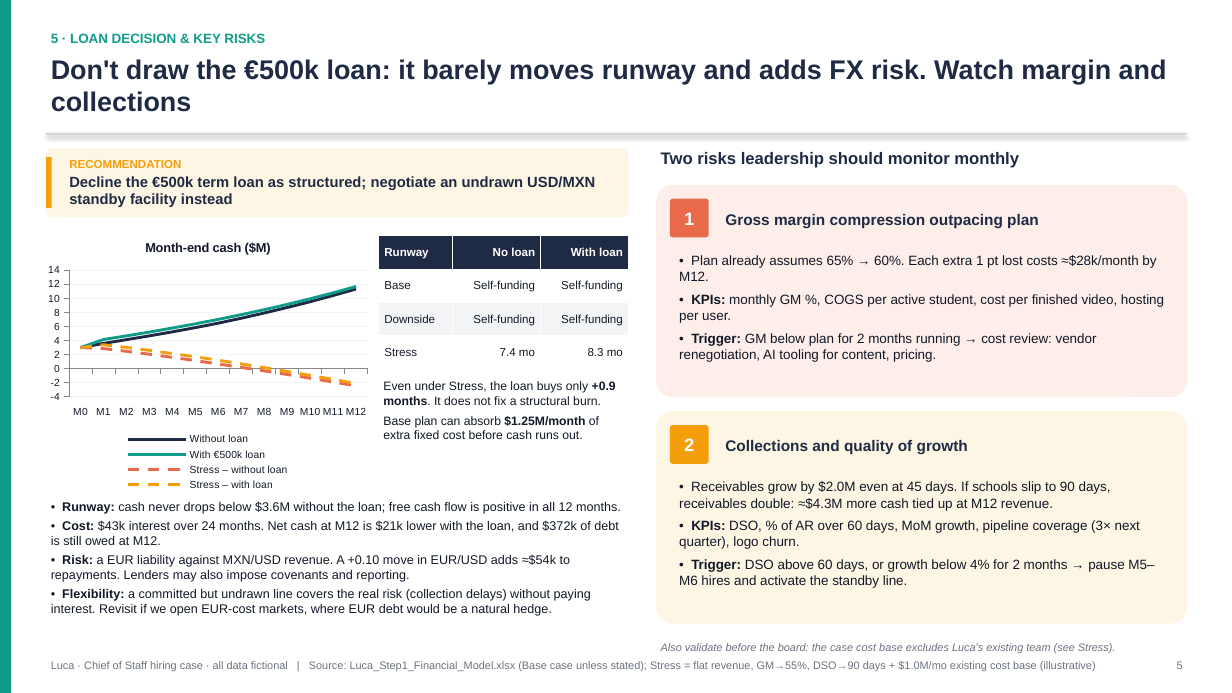
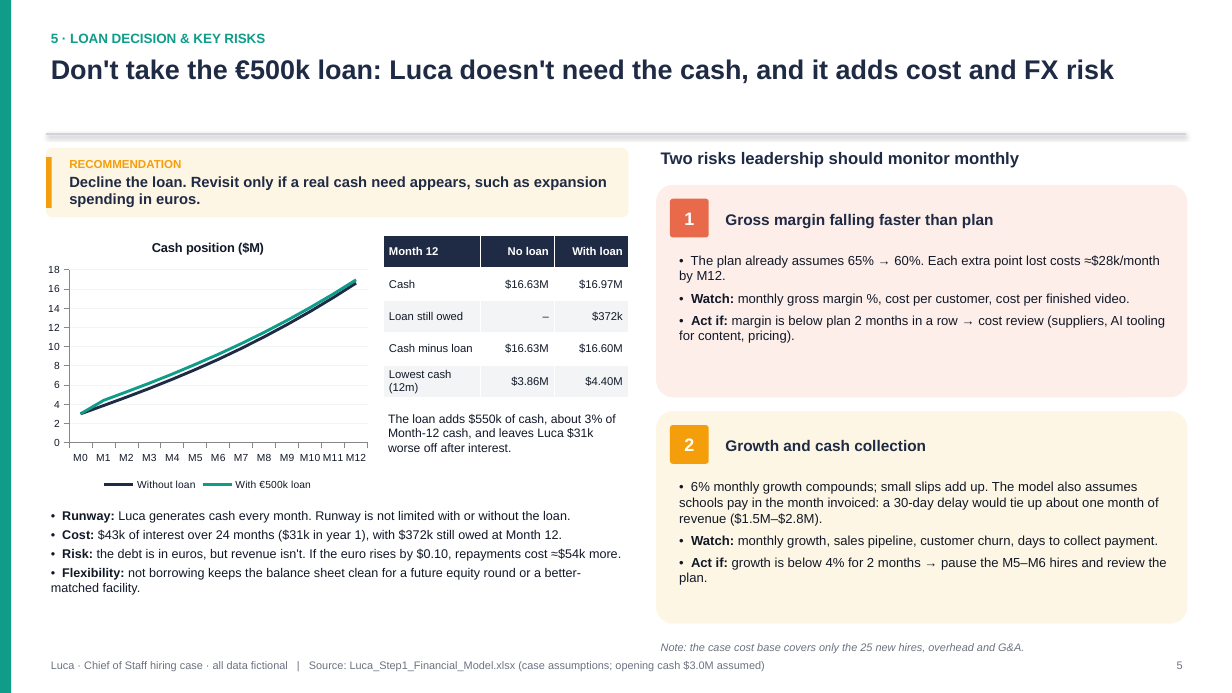
Before and after one commit to JoaoTavarees/Dashboard, a slide deck: slide 5 of luca_chief_of_staff_case/deliverables/Luca_Step2_Financial_Operations_Summary.pptx. Drawn at 1232x693 pixels with LibreOffice and Linux fonts; fonts in the diff are those of the drawing. Boxes give left, top, right and bottom in pixels: in the first picture for what was removed or moved away, otherwise in the second. Text is boxed around its words. In the diff, an @@ line names an element or a change of style, - is before the commit and + after.

```diff
--- a/luca_chief_of_staff_case/deliverables/Luca_Step2_Financial_Operations_Summary.pptx
+++ b/luca_chief_of_staff_case/deliverables/Luca_Step2_Financial_Operations_Summary.pptx
@@ text at box(51, 59, 1114, 83): text changed @@
-Don't draw the €500k loan: it barely moves runway and adds FX risk. Watch margin and collections
+Don't take the €500k loan: Luca doesn't need the cash, and it adds cost and FX risk
@@ text at box(69, 176, 607, 207): text changed @@
-Decline the €500k term loan as structured; negotiate an undrawn USD/MXN standby facility instead
+Decline the loan. Revisit only if a real cash need appears, such as expansion spending in euros.
@@ line chart at box(42, 226, 374, 494) @@
@@ title "Month-end cash ($M)" to "Cash position ($M)" @@
-Without loan: 3, 3.6, 4.1, 4.7, 5.2, 5.8, 6.5, 7.2, 7.9, 8.7, 9.5, 10.4, 11.3
+Without loan: 3, 3.9, 4.7, 5.7, 6.6, 7.6, 8.7, 9.8, 11, 12.3, 13.7, 15.1, 16.6
-With €500k loan: 3, 4.1, 4.7, 5.2, 5.8, 6.4, 7, 7.7, 8.4, 9.1, 9.9, 10.8, 11.7
+With €500k loan: 3, 4.4, 5.3, 6.2, 7.2, 8.2, 9.2, 10.3, 11.5, 12.8, 14.1, 15.5, 17
-Stress – without loan: 3, 2.9, 2.5, 2, 1.6, 1.1, 0.7, 0.2, -0.3, -0.8, -1.4, -1.9, -2.4
-Stress – with loan: 3, 3.4, 3, 2.6, 2.1, 1.7, 1.2, 0.7, 0.1, -0.4, -0.9, -1.5, -2.1
@@ table at box(384, 236, 628, 398) @@
-row 1: Runway | No loan | With loan
-row 2: Base | Self-funding | Self-funding
-row 3: Downside | Self-funding | Self-funding
-row 4: Stress | 7.4 mo | 8.3 mo
+row 1: Month 12 | No loan | With loan
+row 2: Cash | $16.63M | $16.97M
+row 3: Loan still owed | – | $372k
+row 4: Cash minus loan | $16.63M | $16.60M
+row 5: Lowest cash (12m) | $3.86M | $4.40M
@@ table: place and size @@
-table at box(379, 236, 628, 370)
+table at box(384, 236, 628, 398)
@@ text at box(725, 214, 994, 228): text changed @@
-Gross margin compression outpacing plan
+Gross margin falling faster than plan
@@ text at box(679, 255, 1166, 343): text changed; size 10.5 to 10.2 pt @@
-• Plan already assumes 65% → 60%. Each extra 1 pt lost costs ≈$28k/month by M12.
-• KPIs: monthly GM %, COGS per active student, cost per finished video, hosting per user.
-• Trigger: GM below plan for 2 months running → cost review: vendor renegotiation, AI tooling for content, pricing.
+• The plan already assumes 65% → 60%. Each extra point lost costs ≈$28k/month by M12.
+• Watch: monthly gross margin %, cost per customer, cost per finished video.
+• Act if: margin is below plan 2 months in a row → cost review (suppliers, AI tooling for content, pricing).
@@ text at box(388, 414, 616, 452): text changed @@
-Even under Stress, the loan buys only +0.9 months. It does not fix a structural burn.
-Base plan can absorb $1.25M/month of extra fixed cost before cash runs out.
+The loan adds $550k of cash, about 3% of Month-12 cash, and leaves Luca $31k worse off after interest.
@@ text at box(725, 440, 926, 451): text changed @@
-Collections and quality of growth
+Growth and cash collection
@@ text at box(679, 481, 1167, 585): text changed; size 10.5 to 10.2 pt @@
-• Receivables grow by $2.0M even at 45 days. If schools slip to 90 days, receivables double: ≈$4.3M more cash tied up at M12 revenue.
-• KPIs: DSO, % of AR over 60 days, MoM growth, pipeline coverage (3× next quarter), logo churn.
-• Trigger: DSO above 60 days, or growth below 4% for 2 months → pause M5–M6 hires and activate the standby line.
+• 6% monthly growth compounds; small slips add up. The model also assumes schools pay in the month invoiced: a 30-day delay would tie up about one month of revenue ($1.5M–$2.8M).
+• Watch: monthly growth, sales pipeline, customer churn, days to collect payment.
+• Act if: growth is below 4% for 2 months → pause the M5–M6 hires and review the plan.
@@ text at box(51, 511, 621, 595): text changed @@
-• Runway: cash never drops below $3.6M without the loan; free cash flow is positive in all 12 months.
-• Cost: $43k interest over 24 months. Net cash at M12 is $21k lower with the loan, and $372k of debt is still owed at M12.
-• Risk: a EUR liability against MXN/USD revenue. A +0.10 move in EUR/USD adds ≈$54k to repayments. Lenders may also impose covenants and reporting.
-• Flexibility: a committed but undrawn line covers the real risk (collection delays) without paying interest. Revisit if we open EUR-cost markets, where EUR debt would be a natural hedge.
+• Runway: Luca generates cash every month. Runway is not limited with or without the loan.
+• Cost: $43k of interest over 24 months ($31k in year 1), with $372k still owed at Month 12.
+• Risk: the debt is in euros, but revenue isn't. If the euro rises by $0.10, repayments cost ≈$54k more.
+• Flexibility: not borrowing keeps the balance sheet clean for a future equity round or a better-matched facility.
@@ text at box(661, 643, 1024, 653): text changed @@
-Also validate before the board: the case cost base excludes Luca's existing team (see Stress).
+Note: the case cost base covers only the 25 new hires, overhead and G&A.
@@ text at box(51, 661, 765, 671): text changed @@
-Luca · Chief of Staff hiring case · all data fictional | Source: Luca_Step1_Financial_Model.xlsx (Base case unless stated); Stress = flat revenue, GM→55%, DSO→90 days + $1.0M/mo existing cost base (illustrative)
+Luca · Chief of Staff hiring case · all data fictional | Source: Luca_Step1_Financial_Model.xlsx (case assumptions; opening cash $3.0M assumed)
```
Also in this commit, not shown: 4 other slides changed, 10 other files.
